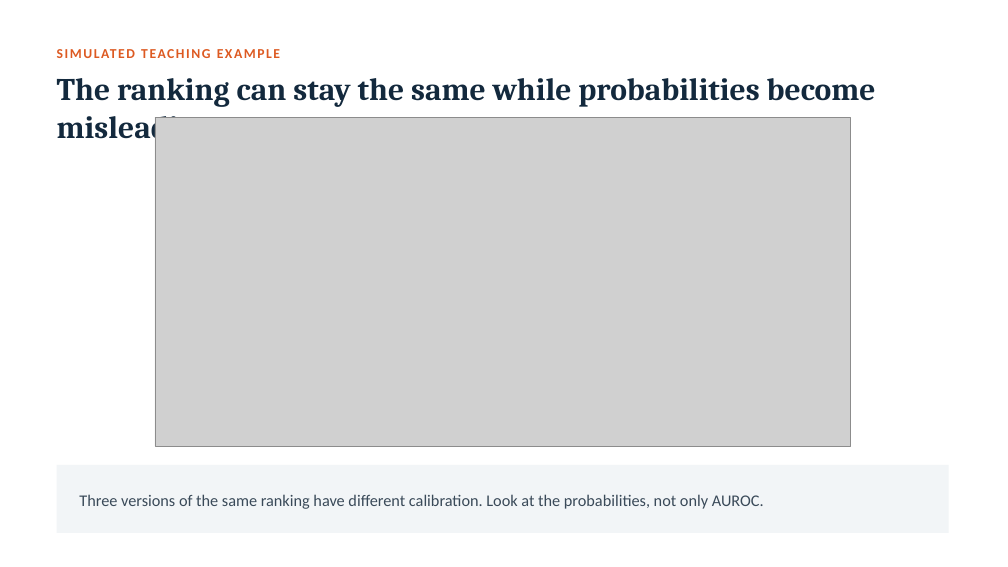
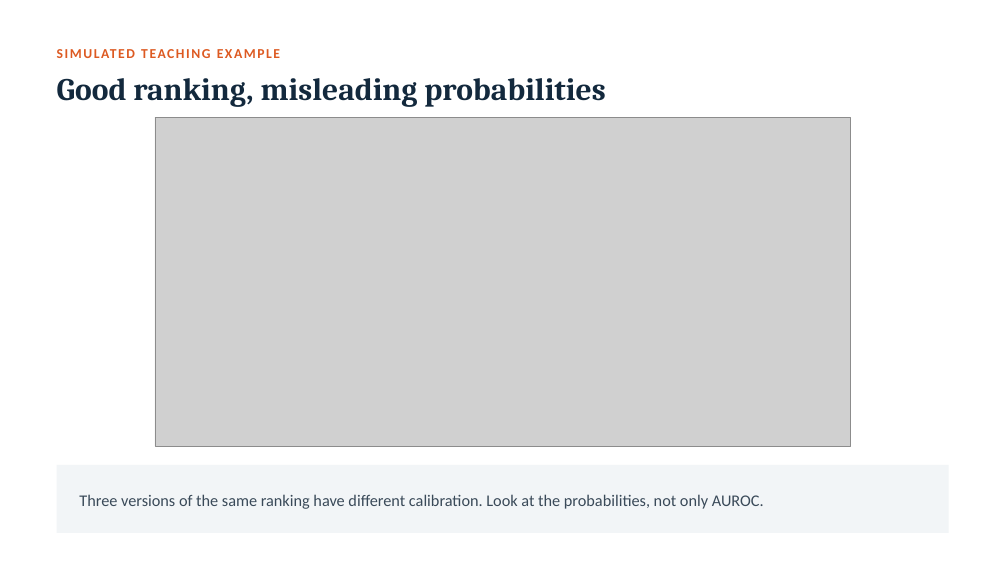
Before and after one commit to vafaei-ar/ai-uncertainty-2026-healthcare, a slide deck: slide 5 of slides/lecture_when_can_we_trust_clinical_ai.pptx. Drawn at 1008x567 pixels with LibreOffice and Linux fonts; fonts in the diff are those of the drawing; grey boxes stand for pictures. Boxes give left, top, right and bottom in pixels: in the first picture for what was removed or moved away, otherwise in the second. Text is boxed around its words. In the diff, an @@ line names an element or a change of style, - is before the commit and + after.

```diff
--- a/slides/lecture_when_can_we_trust_clinical_ai.pptx
+++ b/slides/lecture_when_can_we_trust_clinical_ai.pptx
@@ text at bbox=[57, 78, 605, 107]: text changed @@
-The ranking can stay the same while probabilities become misleading
+Good ranking, misleading probabilities
```
Also in this commit, not shown: 6 other slides changed, 5 other files.
